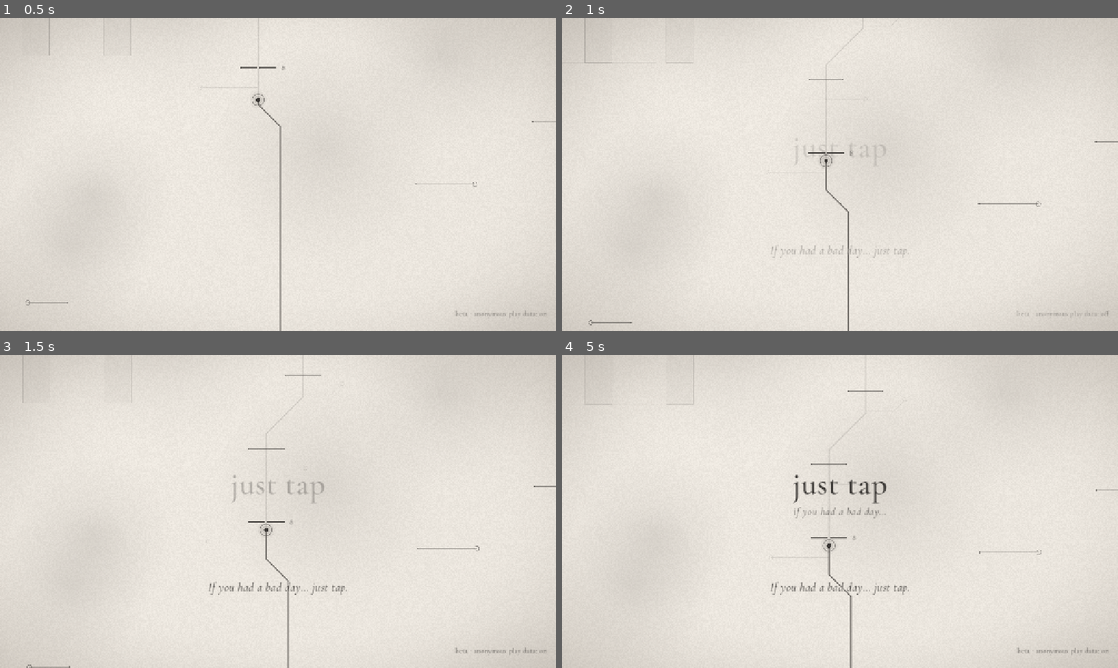
Above: before the commit, frames 1-4 (two rows, left to right).
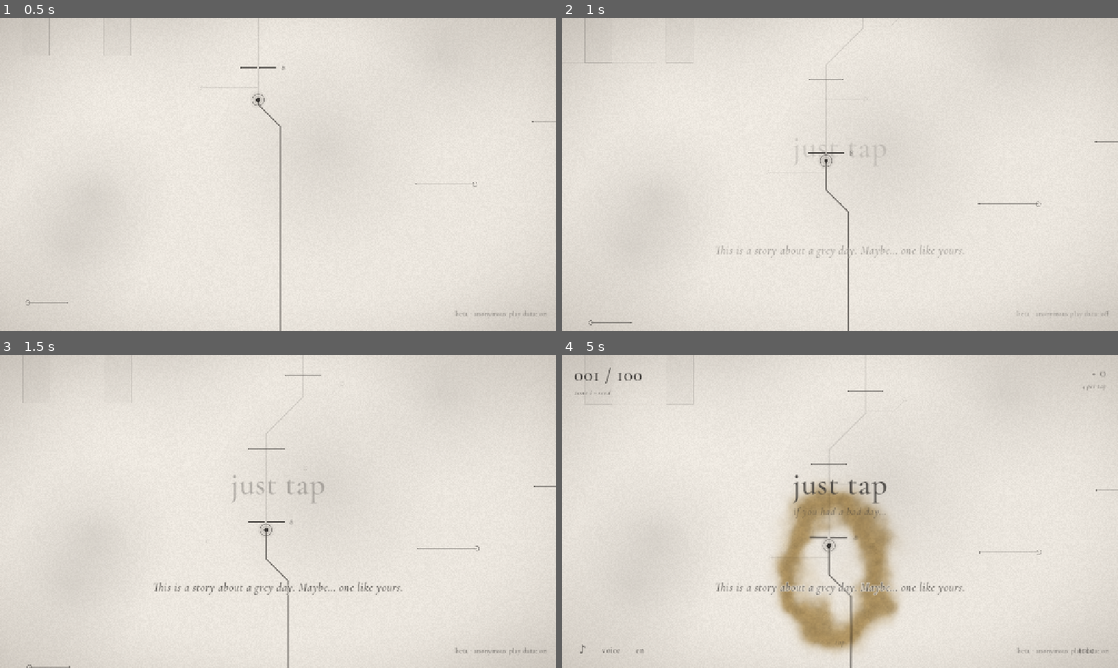
Above: after the commit, the same moments.

Repository: pablopalma/just-tap-repository
Game: Godot game, scene res://tools/trailer.tscn
Same seed, same stepped clock (60 frames per second), same inputs: the game is played once before the commit and once after it. This scene is started directly instead of the project's main scene.
Inputs:
- Up to frame 1 (0.5 s): no input
- Up to frame 2 (1 s): click "beta · anonymous play data: on" at 0.5 s
- Up to frame 3 (1.5 s): click "beta · anonymous play data: o…" at 1.25 s
- Up to frame 4 (5 s): click "beta · anonymous play data: on" at 2 s; click "beta · anonymous play data: o…" at 2.75 s; click "beta · anonymous play data: on" at 3.5 s; click "beta · anonymous play data: o…" at 4.25 s

Frame 1 is identical in both runs. In frame 2, 0.3% of the frame differs, in the area x 27-72%, y 72-77%; in frame 3, 0.5%; in frame 4, 8.0%, in the area x 2-98%, y 4-96%.

Commit message:
Tráiler narrado y teaser con las voces nuevas
- tools/trailer.gd: director reutilizable en compases; el tráiler cuenta la historia en cuatro actos.
- tools/teaser.gd: teaser de 31 s, el juego primero, con HUD y textos tap y grow.
- tools/tap_ripple.gd: un círculo en cada toque del jugador, para distinguirlo de lo automático.
- Voces tr_01..tr_05 y tz_01..tz_02, con subtítulos en VoiceLines.
- docs/guion-trailer-teaser.md: el guion y las notas de producción.

Co-Authored-By: Claude Opus 5.5 <noreply@anthropic.com>

Diff:
--- a/data/voice_lines.gd
+++ b/data/voice_lines.gd
@@ -78,6 +78,18 @@
 	"idle1": {"en": "I'll wait.", "es": "Te espero."},
 	"idle2": {"en": "Take your time.", "es": "Tomate tu tiempo."},
 	"idle3": {"en": "Still here.", "es": "Sigo acá."},
+	# Trailer and teaser narration (docs/guion-trailer-teaser.md): the same voice, telling the story.
+	"tr_01": {"en": "This is a story about a grey day. Maybe… one like yours.",
+		"es": "Esta es la historia de un día gris. Tal vez… uno como el tuyo."},
+	"tr_02": {"en": "It doesn't start with anything big. Just one tap. And then… another.",
+		"es": "No empieza con nada grande. Solo un toque. Y después… otro."},
+	"tr_03": {"en": "Small things add up. They always have.", "es": "Las cosas chiquitas suman. Siempre sumaron."},
+	"tr_04": {"en": "Some days fall apart. You keep tapping anyway.",
+		"es": "Hay días que se desarman. Y vos seguís tocando igual."},
+	"tr_05": {"en": "And slowly… everything finds its place.", "es": "Y de a poco… todo encuentra su lugar."},
+	"tz_01": {"en": "Just tap. That's all.", "es": "Solo tocá. Nada más."},
+	"tz_02": {"en": "Every tap… draws a little of the world back.",
+		"es": "Cada toque… dibuja de vuelta un poco del mundo."},
 }
 
 ## Reaching barrier n says the line once.
--- /dev/null
+++ b/tools/tap_ripple.gd
@@ -0,0 +1,43 @@
+extends Node2D
+## For the trailer and the teaser: shows where each of the player's taps lands, so a viewer can tell
+## a tap from what happens on its own (docs/guion-trailer-teaser.md). A soft dot and a ring that
+## opens on the barrier being hit. It lives in the world, under the darkness, so in the demo's dark
+## it turns white on black with everything else. Same size on screen whatever the camera's zoom.
+
+var camera: Camera2D
+var path: PathData
+## Directors switch it off for shots where taps should not show.
+var enabled := true
+
+var _rings: Array[Dictionary] = []
+
+
+func tap() -> void:
+	if not enabled:
+		return
+	var at := path.gate_pos(GameState.stage) + Vector2(randf_range(-26, 26), randf_range(-14, 6))
+	_rings.append({"p": at, "t": 0.0})
+
+
+func clear() -> void:
+	_rings.clear()
+	queue_redraw()
+
+
+func _process(delta: float) -> void:
+	for i in range(_rings.size() - 1, -1, -1):
+		_rings[i].t += delta
+		if _rings[i].t > 0.7:
+			_rings.remove_at(i)
+	queue_redraw()
+
+
+func _draw() -> void:
+	var px := 1.0 / maxf(0.05, camera.zoom.x)  # one screen pixel in world units
+	for r in _rings:
+		var k: float = r.t / 0.7
+		var e := 1.0 - pow(1.0 - k, 3.0)
+		var a := 1.0 - k
+		draw_arc(r.p, lerpf(10.0, 58.0, e) * px, 0.0, TAU, 40, Color(Palette.INK, 0.75 * a), 3.0 * px, true)
+		if r.t < 0.22:
+			draw_circle(r.p, 9.0 * px, Color(Palette.INK, 0.35 * (1.0 - r.t / 0.22)))
--- /dev/null
+++ b/tools/teaser.gd
@@ -0,0 +1,60 @@
+extends "res://tools/trailer.gd"
+## The teaser (docs/guion-trailer-teaser.md): the game first, ~31 s. One unbroken take of play with
+## the HUD and the damage numbers (tap, the line climbs, the tree, a stronger tap), a barrier that
+## draws a piece of the world, then a glimpse of the dark and of the whale, and the card. Little
+## voice and two words on screen, so it reads with the sound off. Record it with
+## tools/make_teaser.ps1.
+
+
+func _init() -> void:
+	length_bars = 11.0
+	show_numbers = true
+
+
+func _plan() -> void:
+	# 0–4 · one take: tap, climb, break; open the tree, buy Strength; the next ones fall faster
+	_at(0, 0.05, "start", 0)
+	_at(0, 0.05, "hud", true)
+	_at(0, 0.05, "layers", 2)
+	_at(0, 0.05, "damage", 5.0)  # a barrier every second or two, so cause and effect read at once
+	_at(0, 0.4, "voice", "tz_01")
+	_at(0, 0.7, "tap", 0)
+	_at(0, 0.9, "caption", ["tap", 3.0])
+	_at(0, 1.0, "taps", 3.0)
+	_at(2.2, 0.0, "taps", 0.0)
+	_at(2.2, 0.0, "tree_open", {})
+	_at(2.2, 0.2, "caption", ["grow", 2.6])
+	_at(2.5, 0.0, "buy", "fuerza")
+	_at(2.7, 0.0, "buy", "fuerza")
+	_at(2.9, 0.0, "buy", "fuerza")
+	_at(3.3, 0.0, "tree_close", true)
+	_at(3.3, 0.0, "taps", 5.0)
+	_at(3.3, 0.0, "layers", 3)
+	# 4–7 · every barrier draws a piece of the world back; the colour returns
+	_cut(4)
+	_at(4, 0.0, "jump", 19)
+	_at(4, 0.0, "damage", 70.0)
+	_at(4, 0.0, "taps", 6.0)
+	_at(4, 0.3, "voice", "tz_02")
+	_cut(5.5)
+	_at(5.5, 0.0, "hud", false)
+	_at(5.5, 0.0, "jump", 21)
+	_at(5.5, 0.0, "damage", 100000.0)
+	_at(5.5, 0.0, "layers", 4)
+	_at(5.5, 0.05, "pano", 0)
+	_at(5.5, 0.1, "taps", 1.4)
+	# 7–9 · glimpses: the dark, then the whale coming out of it
+	_cut(7)
+	_at(7, -CUT_OUT - 0.02, "veil_ink", 0)
+	_at(7, 0.0, "jump", 42)
+	_at(7, 0.0, "damage", 1.0)
+	_at(7, 0.0, "taps", 4.0)
+	_at(7, 0.0, "layers", 1)
+	_at(7, 0.6, "quake", 0)
+	_at(8, 0.0, "taps", 0.0)
+	_at(8, 0.0, "whale", 0)
+	_at(8, 0.0, "whale_at", 0.22)
+	# 9–11 · the card
+	_at(9, 0.0, "card", 0)
+	_at(9, 0.4, "voice", "00")
+	_shots.sort_custom(func(a: Array, b: Array) -> bool: return a[0] < b[0])
--- /dev/null
+++ b/tools/teaser.tscn
@@ -0,0 +1,6 @@
+[gd_scene load_steps=2 format=3]
+
+[ext_resource type="Script" path="res://tools/teaser.gd" id="1"]
+
+[node name="Teaser" type="Node"]
+script = ExtResource("1")
--- a/tools/trailer.gd
+++ b/tools/trailer.gd
@@ -1,13 +1,12 @@
 extends Node
-## The demo trailer (docs/trailer.md), played by the game itself. Record it with tools/make_trailer.ps1.
-## One continuous score: the music is locked to zone 10's key and tempo (84 BPM) and the director
-## adds or removes layers; every cut lands on a bar. It opens calm (cuts through a dip to paper),
-## speeds up into a montage of one bar or half a bar per shot (quick cuts), breaks into glimpses of
-## the dark, and ends on the whale, barely seen. Never touches the player's save. Subtitles in
-## English; no HUD, no damage numbers.
+## The demo trailer (docs/guion-trailer-teaser.md), played by the game itself and narrated by its
+## voice. Record it with tools/make_trailer.ps1. One continuous score: the music is locked to zone
+## 10's key and tempo (84 BPM) and the director adds or removes layers; every cut lands on a bar.
+## The director's own taps show a ripple where they land (tools/tap_ripple.gd) so a viewer can tell
+## them from what happens on its own. The teaser (tools/teaser.gd) is this same director with
+## another plan. Never touches the player's save. Subtitles in English.
 
 const BAR := 4.0 * 60.0 / 84.0   # 2.857 s
-const LENGTH := 20.0 * BAR       # 57.1 s
 const MUSIC_ZONE := 10
 const CUT_OUT := 0.16
 const CUT_IN := 0.32
@@ -23,6 +22,13 @@
 var _veil: ColorRect
 ## The whale starts this far into its crossing (0..1) as soon as it appears; -1: leave it alone.
 var _whale_from := -1.0
+## How long it runs, in bars.
+var length_bars := 21.0
+## Damage numbers over the barriers (the teaser keeps them: they say "incremental").
+var show_numbers := false
+var _hud_on := false
+var _ripple: Node2D
+var _caption_label: Label
 
 
 func _ready() -> void:
@@ -37,91 +43,83 @@
 	Music.start()  # the score starts with the first frame, so bars and cuts line up
 	_main = load("res://scenes/main.tscn").instantiate()
 	add_child(_main)
-	_main.fx.font = null
+	if not show_numbers:
+		_main.fx.font = null
 	_main.cinematics_enabled = false  # the director decides every shot
+	_ripple = Node2D.new()
+	_ripple.set_script(load("res://tools/tap_ripple.gd"))
+	_ripple.path = _main.path
+	_ripple.camera = _main.camera
+	_main.add_child(_ripple)
 	_build_veil()
 	_plan()
 
 
-## The whole trailer, in bars.
+## The whole trailer, in bars (docs/guion-trailer-teaser.md): a story about a grey day.
 func _plan() -> void:
-	# 0–2 · "just tap" on paper
-	_at(0.0, 0.6, "voice", "00")
-	# 2–4 · first taps, the line climbs, the arch draws itself
-	_cut(2)
-	_at(2, 0.0, "start", 0)
-	_at(2, 0.0, "layers", 1)
-	_at(2, 0.0, "taps", 4.5)
-	_at(2, 1.0, "voice", "01")
-	# 4 · the tree opens
-	_cut(4)
-	_at(4, 0.0, "taps", 0.0)
-	_at(4, 0.0, "tree_open", 0)
-	_at(4, 0.0, "layers", 2)
-	# 5–7 · the colour comes back
-	_cut(5)
-	_at(5, 0.0, "tree_close", 0)
-	_at(5, 0.0, "jump", 19)
-	_at(5, 0.0, "damage", 70.0)
-	_at(5, 0.0, "taps", 6.0)
-	_at(5, 0.0, "layers", 3)
-	_at(5, 2.4, "taps", 0.0)
-	_at(5, 0.8, "voice", "06")
-	# 7–11 · the montage: everything speeds up, one bar or half a bar per shot
-	# far back, the city building itself
-	_quick(7)
-	_at(7, 0.0, "jump", 21)
-	_at(7, 0.0, "damage", 100000.0)
-	_at(7, 0.0, "layers", 5)
-	_at(7, 0.05, "pano", 0)
-	_at(7, 0.1, "taps", 2.5)
-	# a star circuit, spinning up
-	_quick(8)
-	_at(8, 0.0, "jump", 27)
-	_at(8, 0.0, "damage", 400.0)
-	_at(8, 0.0, "taps", 7.0)
-	# the bird, close
-	_quick(9)
-	_at(9, 0.0, "jump", 31)
-	_at(9, 0.0, "damage", 120.0)
-	_at(9, 0.0, "taps", 3.0)
-	_at(9, 0.05, "bird", 1.1)
-	# the line splits in three
-	_quick(10)
-	_at(10, 0.0, "jump", 51)
-	_at(10, 0.0, "damage", 1000.0)
-	_at(10, 0.0, "taps", 5.0)
-	# the tree again, half a bar
-	_quick(10.5)
-	_at(10.5, 0.0, "jump", 33)
-	_at(10.5, 0.0, "taps", 0.0)
-	_at(10.5, 0.0, "tree_open", 0)
-	# 11–14 · the dark: white on black, chaos behind, the tower crumbling under each tap
-	_at(11, -CUT_OUT - 0.02, "veil_ink", 0)
-	_cut(11)
-	_at(11, 0.0, "tree_close", 0)
-	_at(11, 0.0, "jump", 42)
-	_at(11, 0.0, "damage", 1.0)
-	_at(11, 0.0, "taps", 5.0)
-	_at(11, 0.0, "layers", 1)
-	_at(11, 0.5, "voice", "demo_1")
-	_at(12.5, 0.0, "taps", 8.0)
-	# barriers break on the beat: each one cracks the line and shakes the world (42, 43, 44)
-	_at(13, 0.0, "brk", 0)
-	_at(13.5, 0.0, "brk", 0)
-	_at(14, 0.0, "brk", 0)
-	# 14.5–16 · the last one (45): the chaos finds its order, a golden mandala, gold in the seams
-	_at(14.5, 0.0, "layers", 3)
-	_at(14.5, 0.0, "taps", 0.0)
-	_at(14.5, 0.0, "brk", 0)
-	_at(14.5, 0.0, "whale_at", 0.16)
-	# 16–18 · something awakens: the whale, barely seen
-	_at(16, 0.0, "layers", 5)
-	_at(17, 0.0, "voice", "demo_2")  # as the whale appears (the game's own line is off: Narrator.auto)
-	# 18–20 · the card
-	_at(18, 0.0, "card", 0)
+	# Act 1 · a grey day. The title, the voice, then one long take: every tap lands, the line climbs.
+	_at(0, 0.5, "voice", "tr_01")
+	_at(1.6, 0.0, "start", 0)
+	_at(1.6, 0.0, "hud", true)
+	_at(1.6, 0.0, "layers", 1)
+	_at(1.6, 0.0, "damage", 4.0)  # two or three barriers fall in the long take
+	_at(2, 0.0, "tap", 0)
+	_at(2.3, 0.0, "voice", "tr_02")
+	_at(2.4, 0.0, "taps", 2.6)
+	_at(3.5, 0.0, "layers", 2)
+	# Act 2 · small things add up. The tree, then the pulse taps on its own (no ripple) beside yours.
+	_at(5, 0.0, "taps", 0.0)
+	_at(5, 0.0, "tree_open", {"fuerza": 4, "ganancia": 2, "pulso": 4, "resonancia": 1})
+	_at(5, 0.2, "voice", "tr_03")
+	_at(6, 0.0, "tree_close", true)
+	_at(6, 0.0, "taps", 1.2)
+	# the colour comes back
+	_cut(6.5)
+	_at(6.5, 0.0, "hud", false)
+	_at(6.5, 0.0, "jump", 19)
+	_at(6.5, 0.0, "damage", 70.0)
+	_at(6.5, 0.0, "taps", 6.0)
+	_at(6.5, 0.0, "layers", 3)
+	# far back: every barrier broken draws a piece of the city; the bird passes
+	_cut(8)
+	_at(8, 0.0, "jump", 21)
+	_at(8, 0.0, "damage", 100000.0)
+	_at(8, 0.0, "layers", 4)
+	_at(8, 0.05, "pano", 0)
+	_at(8, 0.1, "taps", 1.4)
+	_at(8, 0.4, "voice", "14")
+	_at(8.6, 0.0, "bird", 1.8)
+	# Act 3 · the dark. Barrier 40 breaks: green for a moment, then white on black.
+	_cut(10)
+	_at(10, 0.0, "jump", 40)
+	_at(10, 0.0, "layers", 2)
+	_at(10, 0.0, "damage", 1000000.0)
+	_at(10, 0.0, "taps", 0.0)
+	_at(10, 0.4, "tap", 0)
+	_at(10, 0.5, "damage", 1.0)
+	_at(10.6, 0.0, "voice", "demo_1")
+	_at(11.3, 0.0, "veil_ink", 0)
+	_at(11.5, 0.0, "taps", 3.0)
+	_at(12, 0.0, "layers", 1)
+	_at(12.2, 0.0, "voice", "tr_04")
+	# you keep tapping: 41–44 give way one by one
+	_at(12.75, 0.0, "brk", 0)
+	_at(13.25, 0.0, "brk", 0)
+	_at(13.75, 0.0, "brk", 0)
+	_at(14.25, 0.0, "brk", 0)
+	# Act 4 · the last one: the chaos finds its order, the cracks fill with gold
+	_at(14.75, 0.0, "taps", 0.0)
+	_at(14.75, 0.0, "brk", 0)
+	_at(14.75, 0.0, "layers", 3)
+	_at(14.75, 0.0, "whale_at", 0.16)
+	_at(15.5, 0.0, "voice", "tr_05")
+	# something awakens
+	_at(16.5, 0.0, "layers", 5)
+	_at(18, 0.0, "voice", "demo_2")
+	# the card
+	_at(19, 0.0, "card", 0)
+	_at(19.4, 0.0, "voice", "00")
 	_shots.sort_custom(func(a: Array, b: Array) -> bool: return a[0] < b[0])
-
 
 func _at(bar: float, offset: float, method: String, arg) -> void:
 	_shots.append([bar * BAR + offset, method, arg])
@@ -145,7 +143,7 @@
 		var s: Array = _shots[_i]
 		_i += 1
 		call("_" + String(s[1]), s[2])
-	_main.hud.visible = false
+	_main.hud.visible = _hud_on
 	if _main.intro != null:
 		_main.intro._lang.visible = false
 	if _whale_from >= 0.0 and _main.whale.active:
@@ -156,8 +154,8 @@
 		_tap_acc += _tap_rate * delta
 		while _tap_acc >= 1.0:
 			_tap_acc -= 1.0
-			GameState.tap("tap")
-	if _t >= LENGTH:
+			_tap(0)
+	if _t >= length_bars * BAR:
 		get_tree().quit()
 
 
@@ -171,6 +169,40 @@
 	_main._start()
 
 
+## One tap of the player's, with its ripple.
+func _tap(_arg) -> void:
+	if GameState.running and not GameState.finished:
+		GameState.tap("tap")
+		_ripple.tap()
+
+
+func _hud(on: bool) -> void:
+	_hud_on = on
+	if on:
+		_main.hud.modulate.a = 1.0
+
+
+## Two or three words on screen, for viewers with the sound off: [text, seconds].
+func _caption(a: Array) -> void:
+	_caption_label.text = a[0]
+	var tw := create_tween()
+	tw.tween_property(_caption_label, "modulate:a", 1.0, 0.3)
+	tw.tween_interval(maxf(0.1, float(a[1]) - 0.7))
+	tw.tween_property(_caption_label, "modulate:a", 0.0, 0.4)
+
+
+func _buy(id: String) -> void:
+	GameState.buy(id)
+
+
+func _quake(_arg) -> void:
+	_main.crumble.quake(1.0)
+
+
+func _whale(_arg) -> void:
+	_main.whale.swim()
+
+
 func _taps(rate: float) -> void:
 	_tap_rate = rate
 
@@ -187,8 +219,9 @@
 	_main._dev_jump(n)
 
 
-## Breaks the current barrier at once.
+## Breaks the current barrier at once (as one of the player's taps).
 func _brk(_arg) -> void:
+	_ripple.tap()
 	_main._dev_break()
 
 
@@ -206,17 +239,19 @@
 	_veil.color = Color(Palette.INK.darkened(0.6), _veil.color.a)
 
 
-func _tree_open(_arg) -> void:
-	# A few levels so several nodes cascade in, and enough light to make them glow.
-	GameState.up = {"fuerza": 5, "ganancia": 3, "pulso": 3, "resonancia": 2}
+## up: the levels to show (several nodes cascade in), with enough light to make them glow.
+func _tree_open(up: Dictionary) -> void:
+	GameState.up = up.duplicate()
 	GameState.seen = {}
-	GameState.light = 5000.0
+	GameState.light = maxf(GameState.light, 400.0 if up.is_empty() else 5000.0)
 	_main.tree_panel.open_panel()
 
 
-func _tree_close(_arg) -> void:
+## keep: the levels stay (the pulse goes on tapping by itself).
+func _tree_close(keep: bool) -> void:
 	_main.tree_panel.visible = false
-	GameState.up = {}
+	if not keep:
+		GameState.up = {}
 
 
 ## The camera pulls far back over the landscape (the game's panorama, longer than a shot).
@@ -244,6 +279,17 @@
 	_veil.set_anchors_and_offsets_preset(Control.PRESET_FULL_RECT)
 	_veil.mouse_filter = Control.MOUSE_FILTER_IGNORE
 	layer.add_child(_veil)
+	_caption_label = UIStyle.label("", 46, true, Palette.INK)
+	_caption_label.set_anchors_and_offsets_preset(Control.PRESET_TOP_WIDE)
+	_caption_label.offset_top = 70
+	_caption_label.horizontal_alignment = HORIZONTAL_ALIGNMENT_CENTER
+	_caption_label.add_theme_constant_override("outline_size", 12)
+	_caption_label.add_theme_color_override("font_outline_color", Color(Palette.PAPER, 0.9))
+	_caption_label.modulate.a = 0.0
+	var cl := CanvasLayer.new()
+	cl.layer = 24
+	add_child(cl)
+	cl.add_child(_caption_label)
 
 
 ## Closing card: paper, the title and where to play.
Not shown, added: audio/voices/vo_tr_01.mp3.import
Not shown, added: audio/voices/vo_tr_02.mp3.import
Not shown, added: audio/voices/vo_tr_03.mp3.import
Not shown, added: audio/voices/vo_tr_04.mp3.import
Not shown, added: audio/voices/vo_tr_05.mp3.import
Not shown, added: audio/voices/vo_tz_01.mp3.import
Not shown, added: audio/voices/vo_tz_02.mp3.import
Not shown, added: tools/tap_ripple.gd.uid
Not shown, added: tools/teaser.gd.uid
Not shown, added: audio/voices/vo_tr_01.mp3
Not shown, added: audio/voices/vo_tr_02.mp3
Not shown, added: audio/voices/vo_tr_03.mp3
(and 7 more such lines)
